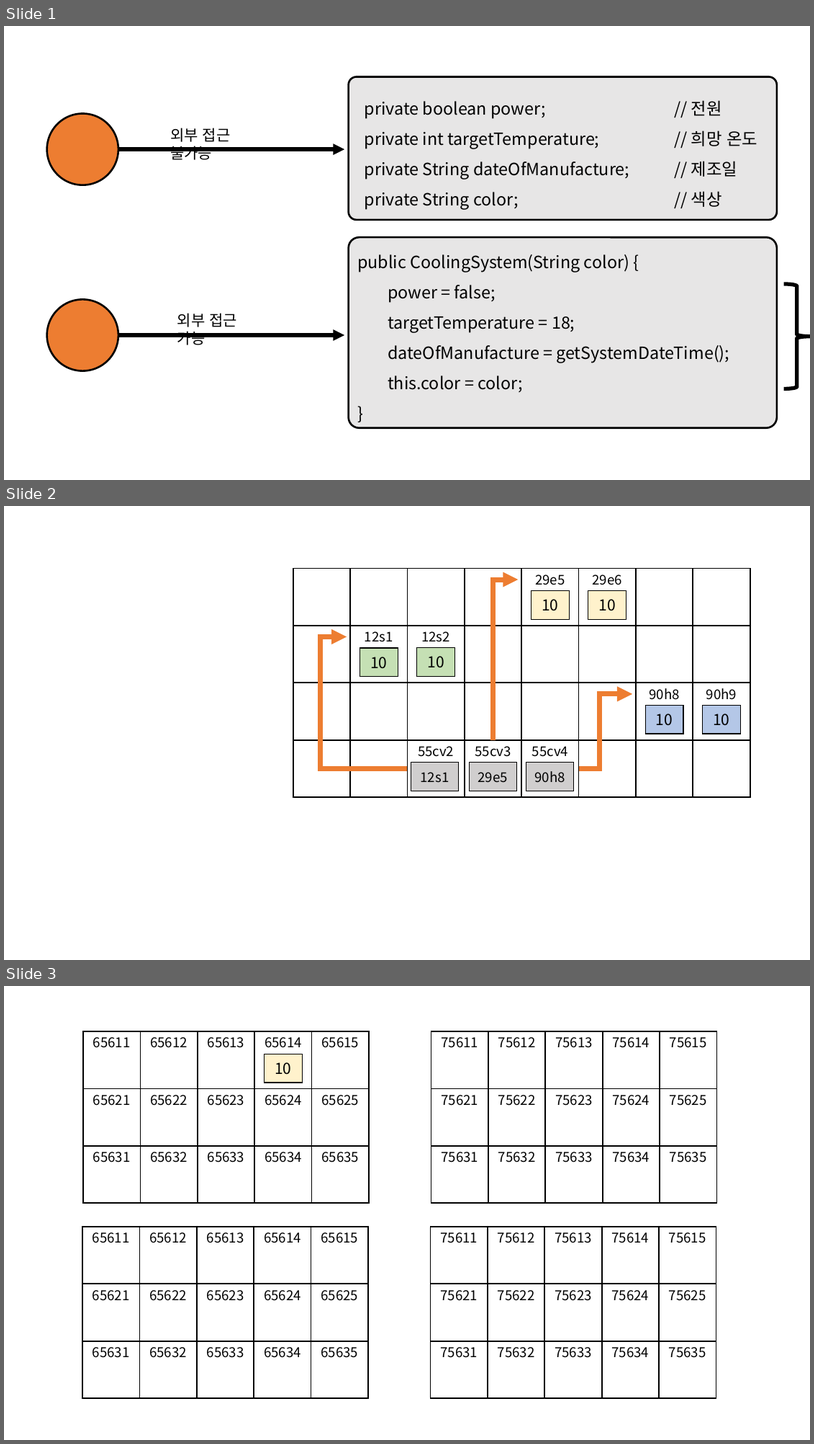
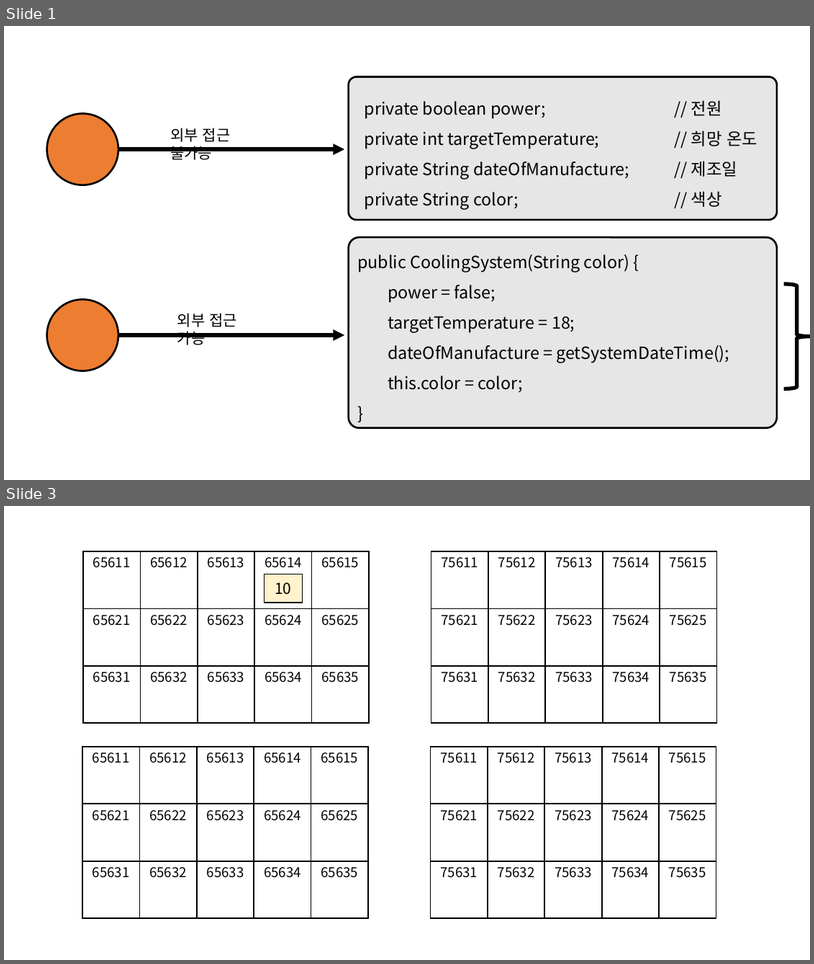
Before and after one commit to ho8566z/daily_log, a slide deck: create_notion_img.pptx. Shown one above the other, each under a label of ours: slides 1, 2 and 3 before the commit, slides 1 and 3 after it; the slides between them are not shown. The pictures are 814x1444 and 814x964 pixels, drawn with LibreOffice and Linux fonts; fonts in the diff are those of the drawing. Boxes give left, top, right and bottom in pixels: in the first picture for what was removed or moved away, otherwise in the second. Text is boxed around its words. In the diff, an @@ line names an element or a change of style, - is before the commit and + after.

```diff
--- a/create_notion_img.pptx
+++ b/create_notion_img.pptx
@@ slide 2 removed at (4, 506, 810, 960), background #FFFFFF @@
@@ group removed at (293, 569, 751, 796): 41 rectangles, 9 texts, 3 elbow arrows @@
-12s1
-12s2
-90h8
-55cv2
-55cv3
-55cv4
-90h9
-10
-10
-10
-10
-12s1
-29e5
-29e6
-10
-10
-29e5
-90h8
```
Also in this commit, not shown: 2 slides added, 1 other slide removed, 10 other files.
